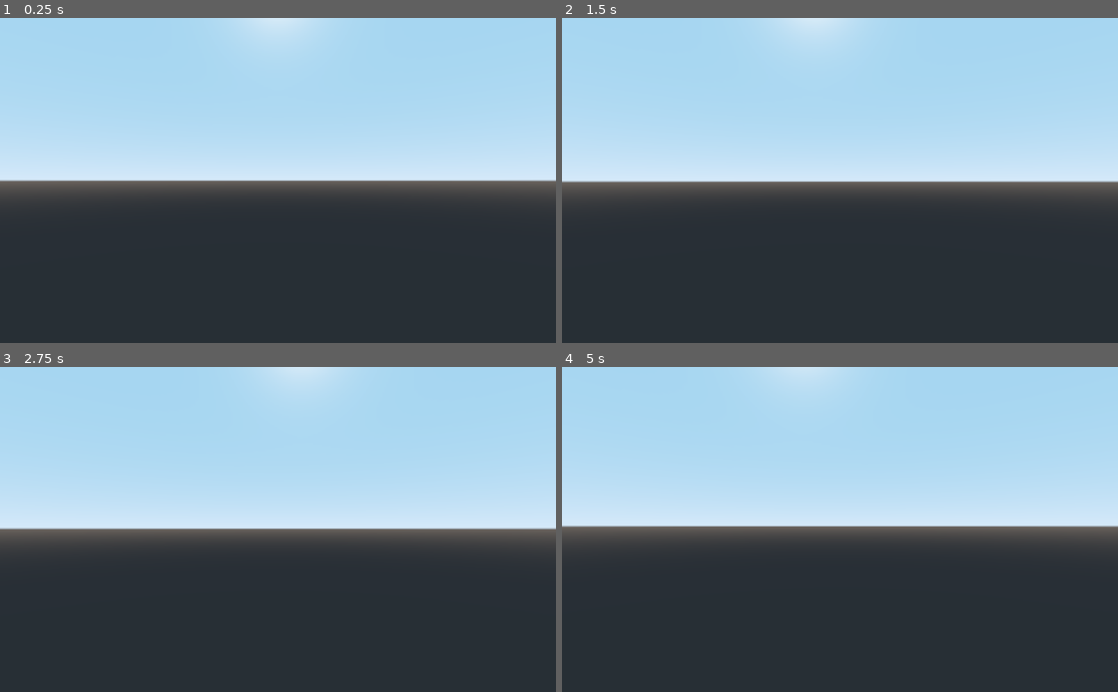
Above: before the commit, frames 1-4 (two rows, left to right).
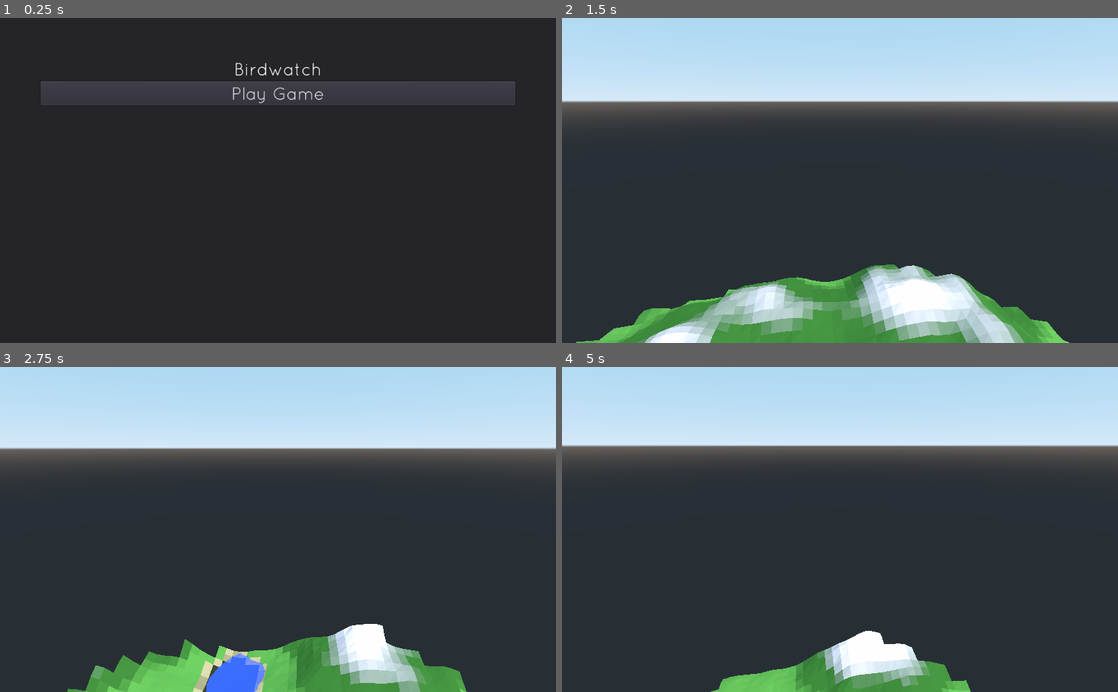
Above: after the commit, the same moments.

Repository: aacitelli/Birdwatch
Game: Godot game, scene res://UI/MainMenu.tscn
The game is run twice, just before and just after one commit, with the same random seed, the same clock (stepped at 60 frames per second) and the same inputs. Before the commit the project starts from res://Core/Main.tscn.
Inputs (mouse positions are in pixels of both pictures, inside the frame that each line leads up to):
- Up to frame 1 (0.25 s): no input
- Up to frame 2 (1.5 s): click (840, 92) at 0.5 s, where only the run after the commit has a clickable "Play Game"; tap Enter at 1.25 s; move the mouse to (867, 180) at 1.27 s; hold W (move_forward) from 1.28 s (still down)
- Up to frame 3 (2.75 s): keep holding W (move_forward); tap Space (jump) at 1.52, 2.27 s; move the mouse to (250, 529) at 2.02 s
- Up to frame 4 (5 s): keep holding W (move_forward); move the mouse to (851, 523) at 2.77 s; move the mouse to (834, 536) at 3.52 s; tap Space (jump) at 3.77, 4.52 s; move the mouse to (878, 532) at 4.27 s

The runs differ from the first frame. In frame 1, 55% of the frame differs, in the area x 0-100%, y 0-57%; in frame 2, 50%; in frame 3, 46%; in frame 4, 42%.

Commit message:
Added super basic menu

Diff:
--- a/Core/Main.tscn
+++ b/Core/Main.tscn
@@ -1,21 +1,13 @@
-[gd_scene load_steps=8 format=2]
+[gd_scene load_steps=5 format=2]
 
 [ext_resource path="res://Core/Main.gd" type="Script" id=1]
 [ext_resource path="res://WorldGen/World.tscn" type="PackedScene" id=2]
 
-[sub_resource type="CubeMesh" id=1]
+[sub_resource type="ProceduralSky" id=1]
 
-[sub_resource type="SpatialMaterial" id=2]
-albedo_color = Color( 0.172549, 0.329412, 0.184314, 1 )
-
-[sub_resource type="ConvexPolygonShape" id=3]
-points = PoolVector3Array( 1, 0, 1, -1, 0, 1, 1, 0, -1, -1, 0, -1 )
-
-[sub_resource type="ProceduralSky" id=4]
-
-[sub_resource type="Environment" id=5]
+[sub_resource type="Environment" id=2]
 background_mode = 2
-background_sky = SubResource( 4 )
+background_sky = SubResource( 1 )
 fog_sun_amount = 0.1
 fog_depth_begin = 0.0
 fog_depth_end = 421.4
@@ -26,22 +18,10 @@
 [node name="Main" type="Spatial"]
 script = ExtResource( 1 )
 
-[node name="Floor" type="StaticBody" parent="."]
-transform = Transform( 10, 0, 0, 0, 0.1, 0, 0, 0, 10, 0, 0, 0 )
-visible = false
+[node name="WorldEnvironment" type="WorldEnvironment" parent="."]
+environment = SubResource( 2 )
 
-[node name="Mesh" type="MeshInstance" parent="Floor"]
-transform = Transform( 1, 0, 0, 0, 1, 0, 0, 0, 1, 0.000881863, -0.116634, -0.00466669 )
-mesh = SubResource( 1 )
-material/0 = SubResource( 2 )
-
-[node name="Collision" type="CollisionShape" parent="Floor"]
-shape = SubResource( 3 )
-
-[node name="WorldEnvironment" type="WorldEnvironment" parent="."]
-environment = SubResource( 5 )
+[node name="DirectionalLight" type="DirectionalLight" parent="WorldEnvironment"]
+transform = Transform( 0.707107, -0.5, 0.5, 0, 0.707107, 0.707107, -0.707107, -0.5, 0.5, 0, 50, 0 )
 
 [node name="World" parent="WorldEnvironment" instance=ExtResource( 2 )]
-
-[node name="DirectionalLight" type="DirectionalLight" parent="."]
-transform = Transform( 0.707107, -0.5, 0.5, 0, 0.707107, 0.707107, -0.707107, -0.5, 0.5, 0, 50, 0 )
--- /dev/null
+++ b/UI/Fonts/Quicksand-Regular.tres
@@ -0,0 +1,8 @@
+[gd_resource type="DynamicFont" load_steps=2 format=2]
+
+[ext_resource path="res://UI/Fonts/Quicksand-Regular.otf" type="DynamicFontData" id=1]
+
+[resource]
+resource_name = "Quicksand-Regular"
+size = 32
+font_data = ExtResource( 1 )
--- /dev/null
+++ b/UI/MainMenu.gd
@@ -0,0 +1,8 @@
+extends MarginContainer
+
+func _ready():
+	pass
+
+func _on_PlayGameButton_pressed():
+	print("Button Pressed! Changing scene.")
+	get_tree().change_scene("res://Core/Main.tscn")
--- /dev/null
+++ b/UI/MainMenu.tscn
@@ -0,0 +1,48 @@
+[gd_scene load_steps=3 format=2]
+
+[ext_resource path="res://UI/Fonts/Quicksand-Regular.tres" type="DynamicFont" id=1]
+[ext_resource path="res://UI/MainMenu.gd" type="Script" id=2]
+
+[node name="MainMenuBackground" type="Panel"]
+anchor_right = 1.0
+anchor_bottom = 1.0
+__meta__ = {
+"_edit_use_anchors_": false
+}
+
+[node name="MainMenu" type="MarginContainer" parent="."]
+anchor_right = 1.0
+anchor_bottom = 1.0
+custom_constants/margin_right = 75
+custom_constants/margin_top = 75
+custom_constants/margin_left = 75
+custom_constants/margin_bottom = 75
+script = ExtResource( 2 )
+__meta__ = {
+"_edit_use_anchors_": false
+}
+
+[node name="OptionsList" type="VBoxContainer" parent="MainMenu"]
+margin_left = 75.0
+margin_top = 75.0
+margin_right = 949.0
+margin_bottom = 525.0
+
+[node name="TitleLabel" type="Label" parent="MainMenu/OptionsList"]
+margin_right = 874.0
+margin_bottom = 38.0
+custom_fonts/font = ExtResource( 1 )
+text = "Birdwatch"
+align = 1
+valign = 1
+
+[node name="PlayGameButton" type="Button" parent="MainMenu/OptionsList"]
+margin_top = 42.0
+margin_right = 874.0
+margin_bottom = 86.0
+custom_fonts/font = ExtResource( 1 )
+text = "Play Game"
+__meta__ = {
+"_edit_use_anchors_": false
+}
+[connection signal="pressed" from="MainMenu/OptionsList/PlayGameButton" to="MainMenu" method="_on_PlayGameButton_pressed"]
--- a/project.godot
+++ b/project.godot
@@ -21,7 +21,7 @@
 [application]
 
 config/name="Birdwatch"
-run/main_scene="res://Core/Main.tscn"
+run/main_scene="res://UI/MainMenu.tscn"
 config/icon="res://icon.png"
 
 [debug]
Binary file added: UI/Fonts/Quicksand-Bold.otf
Binary file added: UI/Fonts/Quicksand-BoldItalic.otf
Binary file added: UI/Fonts/Quicksand-Italic.otf
Binary file added: UI/Fonts/Quicksand-Light.otf
Binary file added: UI/Fonts/Quicksand-LightItalic.otf
Binary file added: UI/Fonts/Quicksand-Regular.otf
Binary file added: UI/Fonts/Quicksand_Dash.otf
